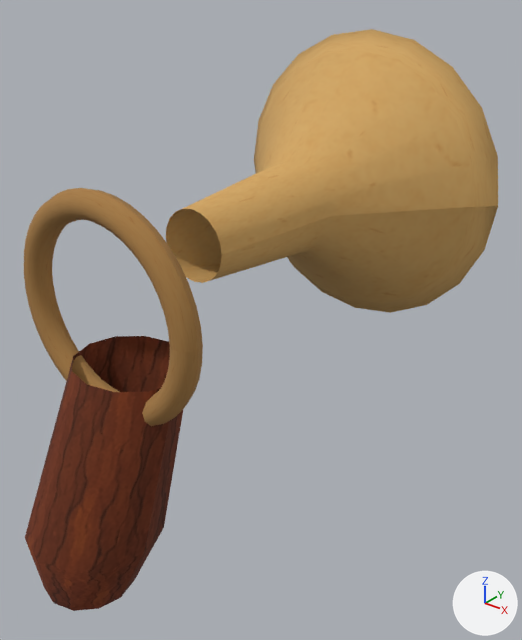
The glTF model native/assets/style3d/weapon_horn.glb: old version first, new version second.
Before and after are seen from a 50 mm lens placed at (0.626, -0.54, 0.425), pointed at (0.05, 0.179, -0.021). Every picture has the same lights, and +X, +Y and +Z are marked at lower right. The first picture is the older version. Where no turn or scale is listed for an object, it has been applied to the vertices.

The first picture shows 'Grip', 'HornBell', 'HornLoop'.
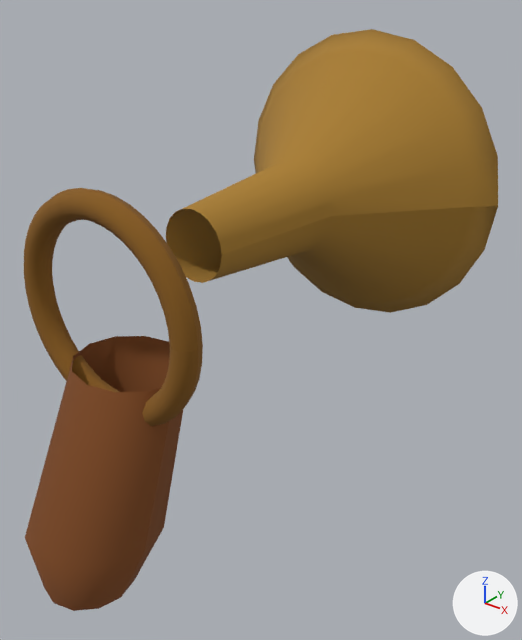
Boxes [x1, y1, x2, y2] around the edits, measured in the pictures (522 x 640 px):
```json
{"object": "HornBell", "change": "recoloured", "before": [166, 29, 498, 313], "after": [166, 29, 498, 313], "on screen": "darker"}
{"object": "Grip", "change": "recoloured", "before": [25, 336, 183, 611], "after": [25, 336, 183, 611]}
{"object": "HornLoop", "change": "recoloured", "before": [24, 188, 203, 426], "after": [24, 188, 203, 426], "on screen": "darker"}
```

The change, as JSON lines over the scene's bpy script:
```json
{"op": "add", "block": "mat_paint_875b1b_0", "code": ["mat_paint_875b1b_0 = principled_material('Paint_875b1b_0')", "mat_paint_875b1b_0.base_color = (0.242, 0.105, 0.011)  # brown #875b1b", "mat_paint_875b1b_0.roughness = 1.0"]}
{"op": "add", "block": "mat_paint_a97e30_0", "code": ["mat_paint_a97e30_0 = principled_material('Paint_a97e30_0')", "mat_paint_a97e30_0.base_color = (0.397, 0.209, 0.0296)  # brown #a97e30", "mat_paint_a97e30_0.roughness = 1.0"]}
{"op": "add", "block": "mat_paint_804a20_1", "code": ["mat_paint_804a20_1 = principled_material('Paint_804a20_1')", "mat_paint_804a20_1.base_color = (0.216, 0.0685, 0.0144)  # brown #804a20", "mat_paint_804a20_1.roughness = 1.0"]}
{"block": "me_grip", "where": "me_grip.from_pydata(...)  # 36 vertices, 48 faces; spans x -0.09..0.09, y -0.19..0.05, z -0.3..-0.02"}
{"op": "remove", "block": "me_grip", "code": "me_grip.materials.append(mat_paint_a47a59_1)"}
{"op": "add", "block": "me_grip", "code": "me_grip.materials.append(mat_paint_804a20_1)  # brown #804a20"}
{"block": "me_hornbell", "where": "me_hornbell.from_pydata(...)  # 126 vertices, 200 faces; spans x -0.24..0.24, y 0.0..0.42, z -0.24..0.24"}
{"op": "remove", "block": "me_hornbell", "code": "me_hornbell.materials.append(mat_paint_d9b77a_0)"}
{"op": "add", "block": "me_hornbell", "code": "me_hornbell.materials.append(mat_paint_a97e30_0)  # brown #a97e30"}
{"block": "me_hornloop", "where": "me_hornloop.from_pydata(...)  # 400 vertices, 800 faces; spans x -0.148..0.148, y -0.067..-0.033, z -0.088..0.208"}
{"op": "remove", "block": "me_hornloop", "code": "me_hornloop.materials.append(mat_paint_ad8a58_0)"}
{"op": "add", "block": "me_hornloop", "code": "me_hornloop.materials.append(mat_paint_875b1b_0)  # brown #875b1b"}
```
